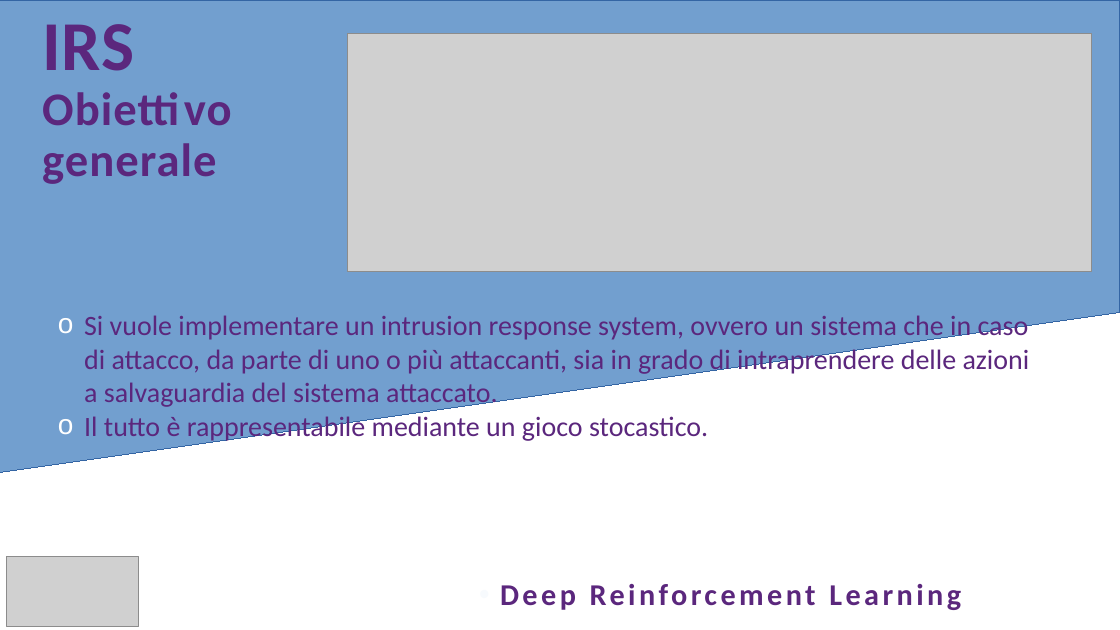
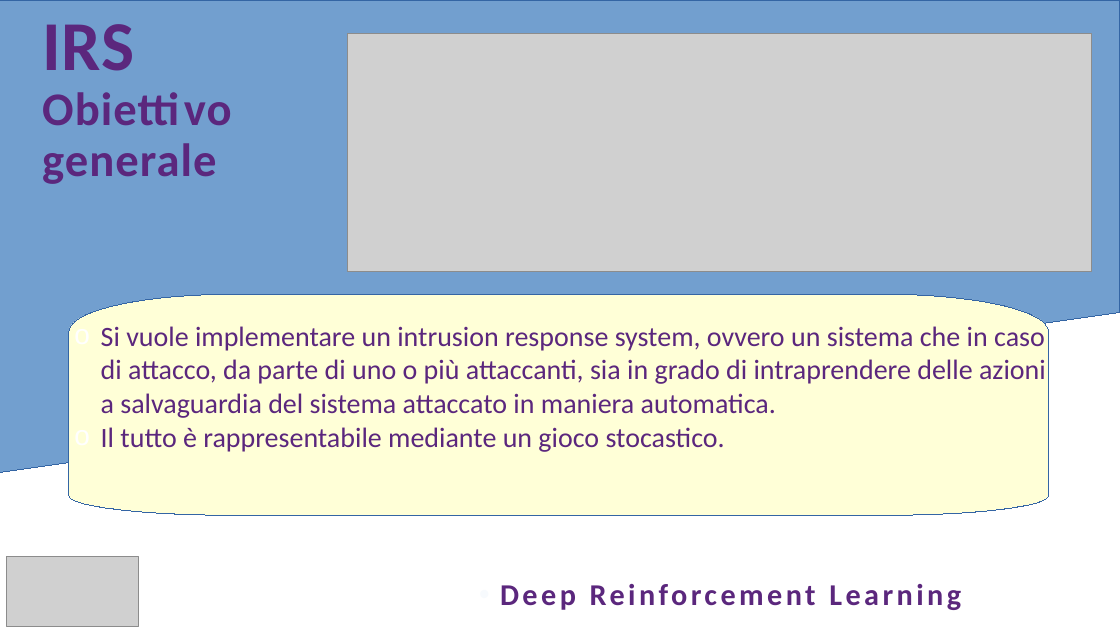
Before and after one commit to tcaiazzi/multi-agent-irs, a slide deck: slide 2 of IRS.pptx. Drawn at 1120x630 pixels with LibreOffice and Linux fonts; fonts in the diff are those of the drawing; grey boxes stand for pictures. Boxes give left, top, right and bottom in pixels: in the first picture for what was removed or moved away, otherwise in the second. Text is boxed around its words. In the diff, an @@ line names an element or a change of style, - is before the commit and + after.

```diff
--- a/IRS.pptx
+++ b/IRS.pptx
@@ freeform shape added at bbox=[69, 294, 1049, 532], fill #FFFFD7, outline #3465A4 0 pt @@
@@ text "Si vuole implementare un intrusion ...": place and size @@
-text "Si vuole implementare un intrusion ..." at bbox=[84, 315, 1030, 443]
+text "Si vuole implementare un intrusion ..." at bbox=[101, 323, 1046, 452]
@@ text at bbox=[101, 323, 1046, 418]: text changed @@
-o Si vuole implementare un intrusion response system, ovvero un sistema che in caso di attacco, da parte di uno o più attaccanti, sia in grado di intraprendere delle azioni a salvaguardia del sistema attaccato.
+o Si vuole implementare un intrusion response system, ovvero un sistema che in caso di attacco, da parte di uno o più attaccanti, sia in grado di intraprendere delle azioni a salvaguardia del sistema attaccato in maniera automatica.
```
Also in this commit, not shown: 3 other slides changed, 4 other files.
